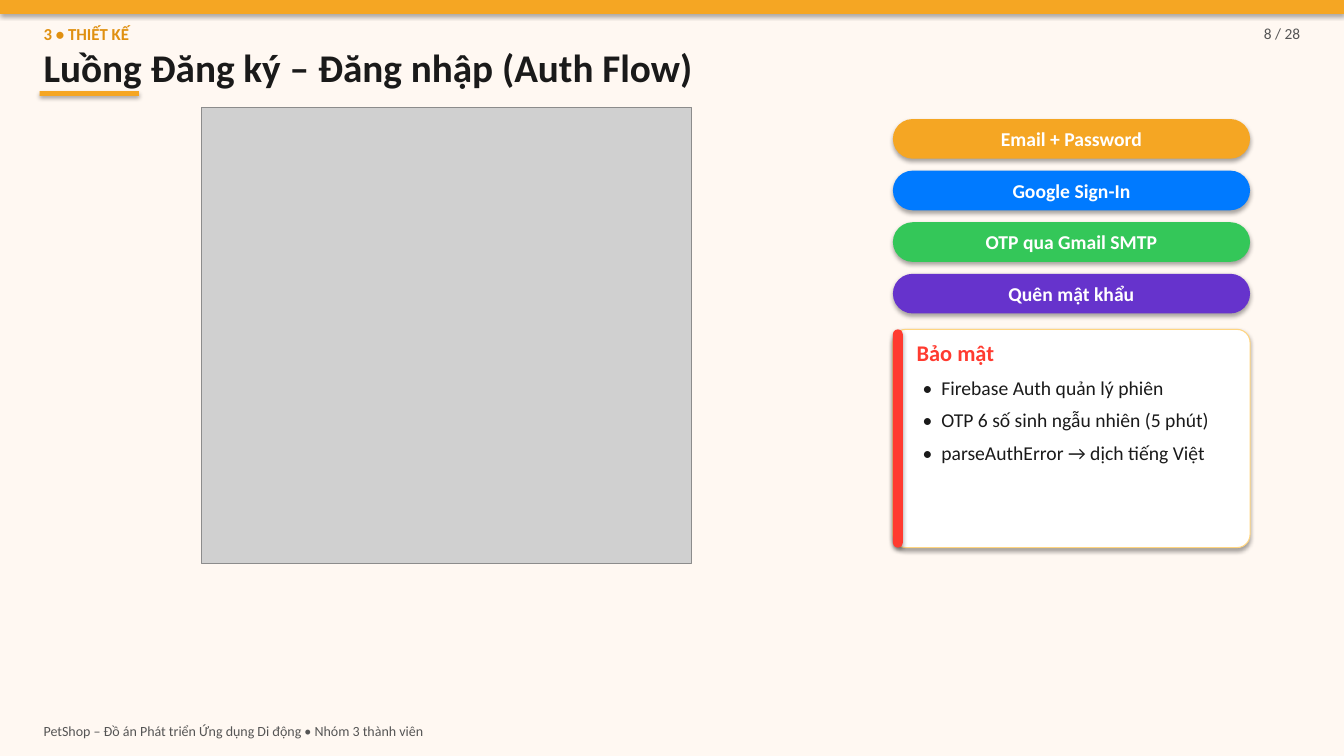
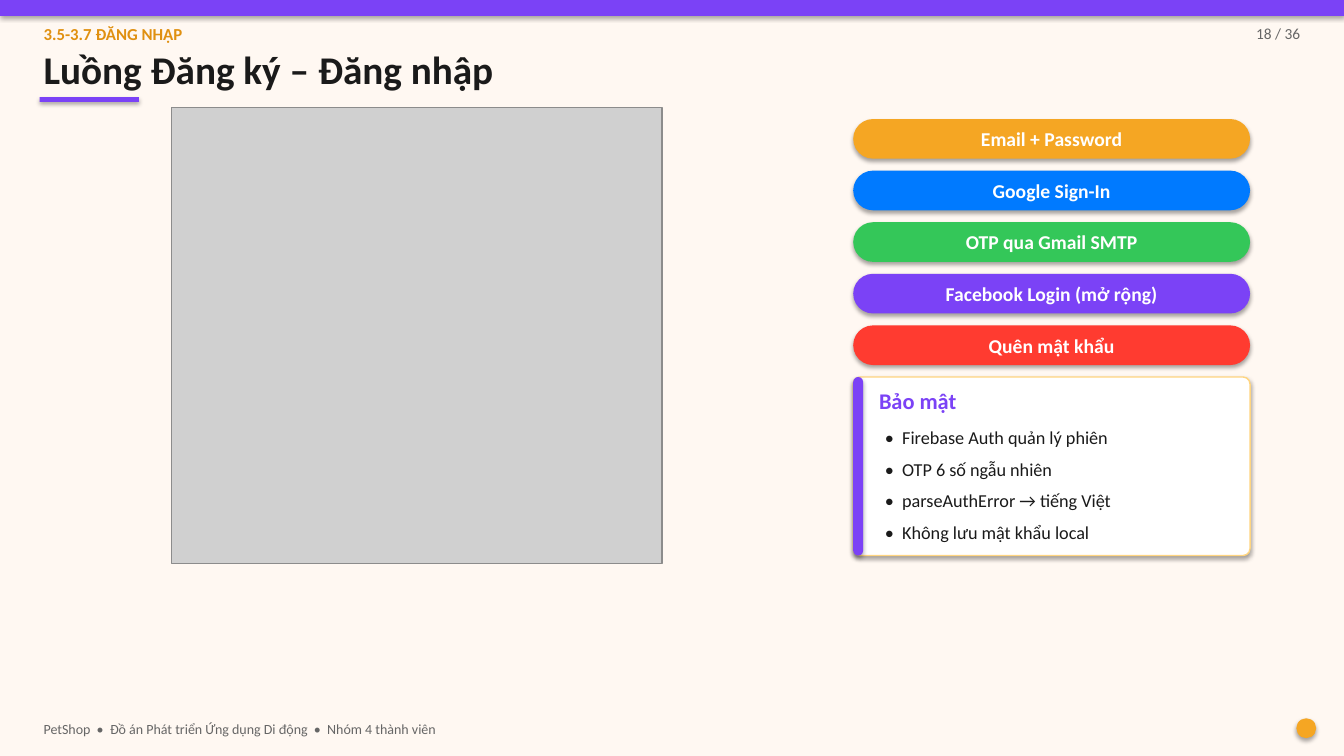
Before and after one commit to DaoTrucMai/Pet-Shop, a slide deck: slide 18 of docs/BAO_CAO_SLIDES.pptx (slide 8 before the commit). Drawn at 1344x756 pixels with LibreOffice and Linux fonts; fonts in the diff are those of the drawing; grey boxes stand for pictures. Boxes give left, top, right and bottom in pixels: in the first picture for what was removed or moved away, otherwise in the second. Text is boxed around its words. In the diff, an @@ line names an element or a change of style, - is before the commit and + after.

```diff
--- a/docs/BAO_CAO_SLIDES.pptx
+++ b/docs/BAO_CAO_SLIDES.pptx
@@ rectangle at (x1=0, y1=0, x2=1344, y2=16): fill #F5A623 to #7B42F6 @@
@@ text at (x1=44, y1=27, x2=183, y2=43): text changed @@
-3 • THIẾT KẾ
+3.5-3.7 ĐĂNG NHẬP
@@ text at (x1=1256, y1=28, x2=1301, y2=39): text changed; text colour #555555 to #666666 @@
-8 / 28
+18 / 36
@@ text at (x1=44, y1=54, x2=493, y2=91): text changed @@
-Luồng Đăng ký – Đăng nhập (Auth Flow)
+Luồng Đăng ký – Đăng nhập
@@ rectangle at (x1=39, y1=97, x2=138, y2=102): fill #F5A623 to #7B42F6 @@
@@ rectangle moved from (x1=39, y1=92, x2=138, y2=97) to (x1=39, y1=97, x2=138, y2=102) @@
@@ picture moved from (x1=201, y1=107, x2=692, y2=564) to (x1=171, y1=107, x2=662, y2=564) @@
@@ rounded rectangle "Email + Password" resized from (x1=893, y1=119, x2=1250, y2=158) to (x1=853, y1=119, x2=1250, y2=158) @@
@@ rounded rectangle "Google Sign-In" resized from (x1=893, y1=170, x2=1250, y2=210) to (x1=853, y1=170, x2=1250, y2=210) @@
@@ rounded rectangle "OTP qua Gmail SMTP" resized from (x1=893, y1=222, x2=1250, y2=261) to (x1=853, y1=222, x2=1250, y2=261) @@
@@ rounded rectangle added at (x1=853, y1=274, x2=1250, y2=314), fill #7B42F6, 14 pt, text #FFFFFF, bold @@
+Facebook Login (mở rộng)
@@ rounded rectangle "Quên mật khẩu" resized from (x1=893, y1=274, x2=1250, y2=314) to (x1=853, y1=326, x2=1250, y2=365) @@
@@ rounded rectangle "Quên mật khẩu" at (x1=853, y1=326, x2=1250, y2=365): fill #6633CC to #FF3B30 @@
@@ rounded rectangle removed at (x1=893, y1=330, x2=1250, y2=548) @@
@@ rounded rectangle resized from (x1=893, y1=330, x2=903, y2=548) to (x1=853, y1=377, x2=1250, y2=556) @@
@@ rounded rectangle at (x1=853, y1=377, x2=1250, y2=556): fill #FF3B30 to #FFFFFF; outline none to #FFD580 1 pt; proportions changed @@
@@ rounded rectangle added at (x1=853, y1=377, x2=863, y2=556), fill #7B42F6 @@
@@ text "Bảo mật" moved from (x1=917, y1=345, x2=994, y2=365) to (x1=879, y1=393, x2=957, y2=413) @@
@@ text "Bảo mật" at (x1=879, y1=393, x2=957, y2=413): text colour #FF3B30 to #7B42F6 @@
@@ text "• Firebase Auth quản lý ..." moved from (x1=941, y1=381, x2=1208, y2=464) to (x1=902, y1=431, x2=1110, y2=542) @@
@@ text at (x1=902, y1=431, x2=1108, y2=447): size 14 to 13 pt in "• Firebase Auth quản lý phiên"; line spacing 1.15 to 1.2 @@
@@ text at (x1=902, y1=461, x2=1110, y2=542): text changed; size 14 to 13 pt @@
-• OTP 6 số sinh ngẫu nhiên (5 phút)
-• parseAuthError → dịch tiếng Việt
+• OTP 6 số ngẫu nhiên
+• parseAuthError → tiếng Việt
+• Không lưu mật khẩu local
@@ ellipse added at (x1=1297, y1=719, x2=1317, y2=739), fill #F5A623 @@
@@ text at (x1=44, y1=722, x2=436, y2=737): text changed; text colour #555555 to #666666 @@
-PetShop – Đồ án Phát triển Ứng dụng Di động • Nhóm 3 thành viên
+PetShop • Đồ án Phát triển Ứng dụng Di động • Nhóm 4 thành viên
```
Also in this commit, not shown: 17 other slides changed, 19 slides added, 10 slides removed, 26 other files.
